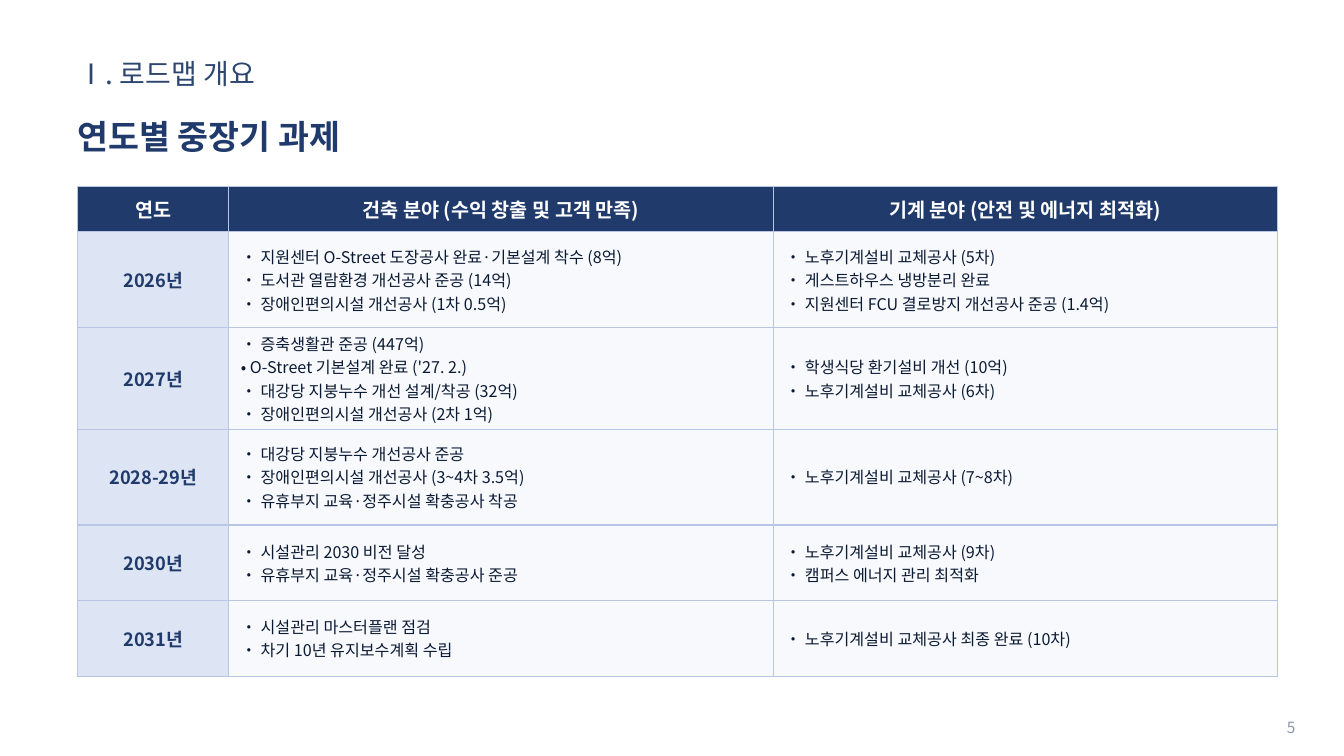
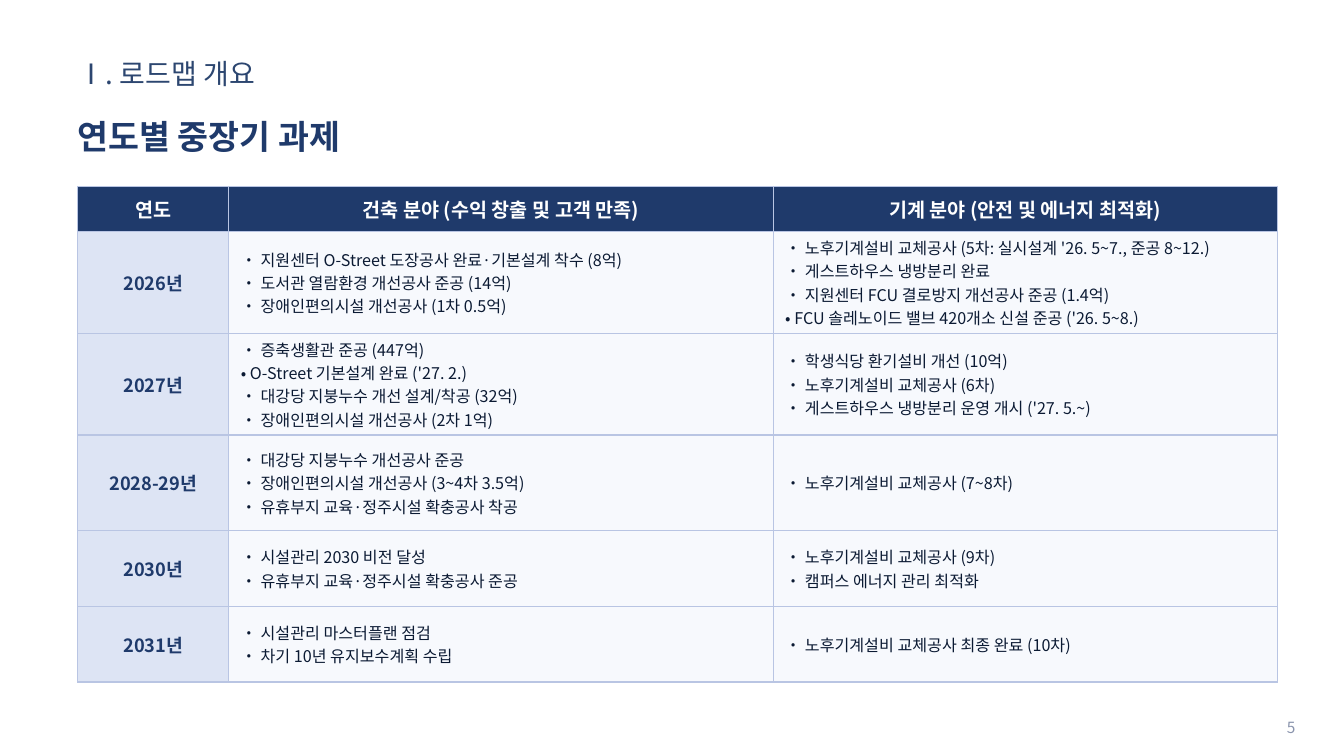
Before and after one commit to teahyunkim70-bot/my-project, a slide deck: slide 5 of Vision2030_Roadmap_발표자료.pptx. Drawn at 1344x756 pixels with LibreOffice and Linux fonts; fonts in the diff are those of the drawing; background and template pictures are left out. Boxes give left, top, right and bottom in pixels: in the first picture for what was removed or moved away, otherwise in the second. Text is boxed around its words. In the diff, an @@ line names an element or a change of style, - is before the commit and + after.

```diff
--- a/Vision2030_Roadmap_발표자료.pptx
+++ b/Vision2030_Roadmap_발표자료.pptx
@@ table at [78, 187, 1277, 668] @@
-row 2, column 3: • 노후기계설비 교체공사 (5차) / • 게스트하우스 냉방분리 완료 / • 지원센터 FCU 결로방지 개선공사 준공 (1.4억)
+row 2, column 3: • 노후기계설비 교체공사 (5차: 실시설계 '26. 5~7., 준공 8~12.) / • 게스트하우스 냉방분리 완료 / • 지원센터 FCU 결로방지 개선공사 준공 (1.4억) / • FCU 솔레노이드 밸브 420개소 신설 준공 ('26. 5~8.)
-row 3, column 3: • 학생식당 환기설비 개선 (10억) / • 노후기계설비 교체공사 (6차)
+row 3, column 3: • 학생식당 환기설비 개선 (10억) / • 노후기계설비 교체공사 (6차) / • 게스트하우스 냉방분리 운영 개시 ('27. 5.~)
```
Also in this commit, not shown: 1 other slide changed, 2 other files.
